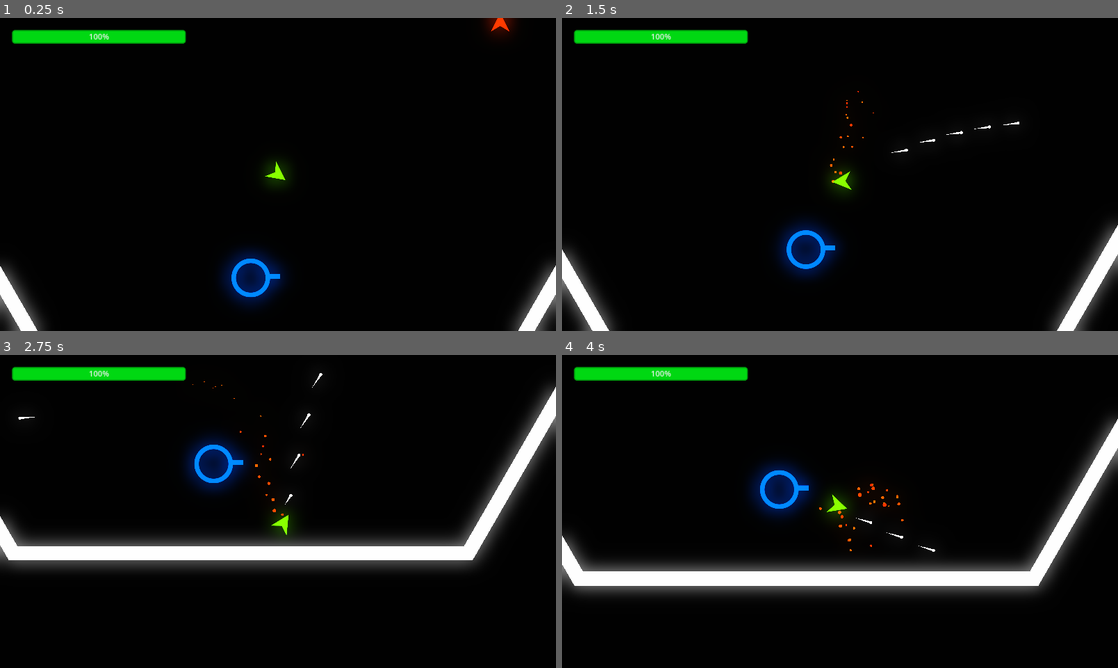
Above: before the commit, frames 1-4 (two rows, left to right).
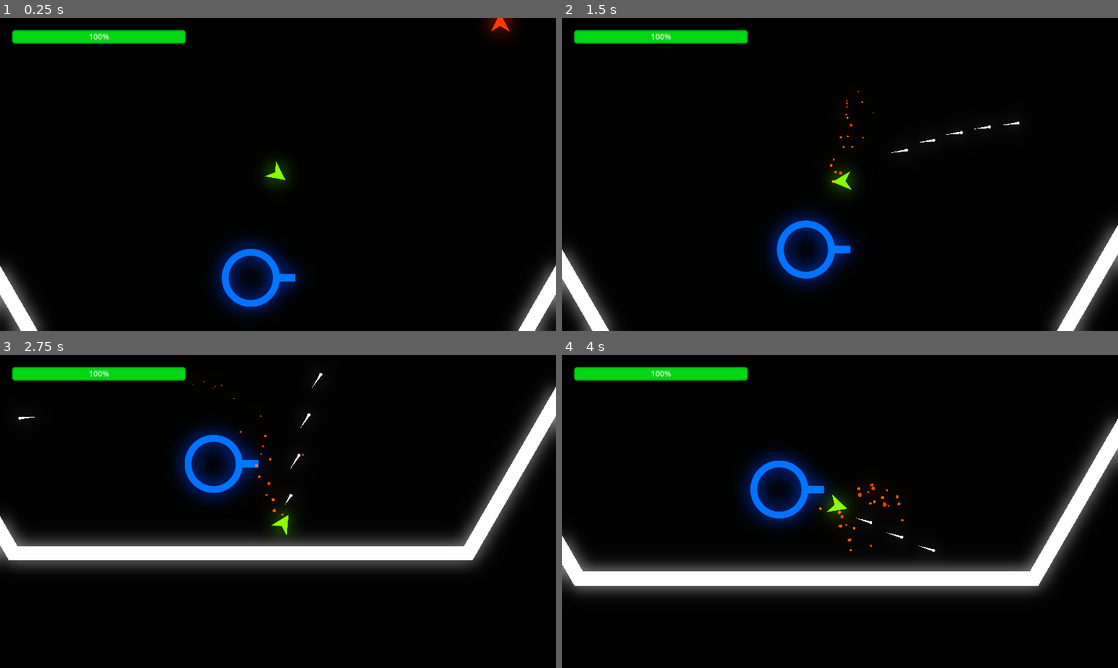
Above: after the commit, the same moments.

Repository: adsorptionenthalpy/chainforce_alpha
Game: Godot game, scene res://Scenes/MainScene/main_scene.tscn
The game is run twice, just before and just after one commit, with the same random seed, the same clock (stepped at 60 frames per second) and the same inputs.
Inputs (mouse positions are in pixels of both pictures, inside the frame that each line leads up to):
- Up to frame 1 (0.25 s): no input
- Up to frame 2 (1.5 s): tap Enter at 0.5 s; move the mouse to (962, 158) at 0.52 s; press the mouse at (962, 158) at 0.53 s; hold D (move_right) 0.53-1.28 s; move the mouse to (728, 190) at 1.27 s; release the mouse at (728, 190) at 1.28 s; hold A (move_left) from 1.28 s (still down); tap S (decelerate) at 1.35 s
- Up to frame 3 (2.75 s): click (166, 527) at 1.55 s; move the mouse to (333, 442) at 2.02 s; release A (move_left) at 2.03 s; press the mouse at (333, 442) at 2.03 s; hold D (move_right) from 2.03 s (still down)
- Up to frame 4 (4 s): move the mouse to (812, 574) at 2.77 s; release D (move_right) at 2.78 s; release the mouse at (812, 574) at 2.78 s; hold W (accelerate) 2.78-3.53 s; click (812, 574) at 2.85 s; move the mouse to (1006, 558) at 3.52 s; press the mouse at (1006, 558) at 3.53 s; hold A (move_left) from 3.53 s (still down); tap S (decelerate) at 3.6 s

The runs differ from the first frame. In frame 1, 2.6% of the frame differs, in the area x 38-55%, y 70-95%; in frame 2, 2.6%; in frame 3, 2.6%; in frame 4, 2.6%, in the area x 32-49%, y 30-56%.

Commit message:
Entities now choose next target after killing one, make towers bigger, fix tower offset

Diff:
--- a/game/chainforce_alpha/Scenes/Enemy/enemy_projectile_shooter.gd
+++ b/game/chainforce_alpha/Scenes/Enemy/enemy_projectile_shooter.gd
@@ -30,7 +30,8 @@
 		projectile.set_collision_layer_value(3, true)
 		projectile.set_collision_mask_value(2, true)
 		projectile.set_collision_mask_value(3, false)
-	enemy_ship.add_sibling(projectile)
+
+	add_sibling(projectile)
 
 func _on_timer_timeout() -> void:
 	if enemy_ship.enemy_target != null:
--- a/game/chainforce_alpha/Scenes/Enemy/enemy_ship.gd
+++ b/game/chainforce_alpha/Scenes/Enemy/enemy_ship.gd
@@ -15,6 +15,7 @@
 
 @onready var nav_agent: NavigationAgent2D = $NavigationAgent2D
 @onready var projectile_shooter: EnemyProjectileShooter = $ProjectileShooter
+@onready var detection_area: Area2D = $DetectionArea
 
 var enemy_target: Node2D
 var is_dead: bool
@@ -58,6 +59,25 @@
 	await get_tree().create_timer(2).timeout
 	queue_free()
 
+func choose_next_target():
+	# Give the target time to disable collision
+	await get_tree().process_frame
+	await get_tree().process_frame
+	var next_target: Node2D
+	for body: Node2D in detection_area.get_overlapping_bodies():
+		print(body.name)
+		if next_target == null:
+			next_target = body
+		else:
+			var distance_to_body: float = body.global_position.distance_squared_to(global_position)
+			var distance_to_target: float = next_target.global_position.distance_squared_to(global_position)
+			if distance_to_body < distance_to_target:
+				next_target = body
+
+	if next_target == null:
+		enemy_target = null
+		projectile_shooter.can_shoot = false
+
 func _on_detection_area_body_entered(body: Node2D) -> void:
 	if enemy_target == null and body.is_in_group("friendly"):
 		enemy_target = body
--- a/game/chainforce_alpha/Scenes/ShipProjectile/ship_projectile.gd
+++ b/game/chainforce_alpha/Scenes/ShipProjectile/ship_projectile.gd
@@ -30,3 +30,5 @@
 	destroy_projectile()
 	if body.is_in_group("enemy") or body.is_in_group("friendly"):
 		body.hp -= damage
+		if body.hp <= 0:
+			get_parent().choose_next_target()
--- a/game/chainforce_alpha/Scenes/Tower/enemy_tower.tscn
+++ b/game/chainforce_alpha/Scenes/Tower/enemy_tower.tscn
@@ -7,7 +7,7 @@
 collision_mask = 2
 
 [node name="Sprite2D" parent="." index="0"]
-self_modulate = Color(2, 0.2, 0, 1)
+self_modulate = Color(1.6, 0.16, 0, 1)
 
 [node name="ExplosionParticles" parent="." index="3"]
 self_modulate = Color(2, 0.2, 0, 1)
--- a/game/chainforce_alpha/Scenes/Tower/friendly_tower.tscn
+++ b/game/chainforce_alpha/Scenes/Tower/friendly_tower.tscn
@@ -7,7 +7,7 @@
 collision_mask = 4
 
 [node name="Sprite2D" parent="." index="0"]
-self_modulate = Color(0, 0.5, 2, 1)
+self_modulate = Color(0, 0.4, 1.6, 1)
 
 [node name="DetectionArea" parent="." index="4"]
 collision_layer = 2
--- a/game/chainforce_alpha/Scenes/Tower/tower.gd
+++ b/game/chainforce_alpha/Scenes/Tower/tower.gd
@@ -11,6 +11,7 @@
 			die()
 
 @onready var projectile_shooter: EnemyProjectileShooter = $ProjectileShooter
+@onready var detection_area: Area2D = $DetectionArea
 
 var enemy_target: Node2D
 var is_dead: bool
@@ -42,3 +43,20 @@
 	if body.is_in_group("friendly") or body.is_in_group("enemy"):
 		enemy_target = body
 		projectile_shooter.can_shoot = true
+
+func choose_next_target():
+	await get_tree().process_frame
+	await get_tree().process_frame
+	var next_target: Node2D
+	for body: Node2D in detection_area.get_overlapping_bodies():
+		if next_target == null:
+			next_target = body
+		else:
+			var distance_to_body: float = body.global_position.distance_squared_to(global_position)
+			var distance_to_target: float = next_target.global_position.distance_squared_to(global_position)
+			if distance_to_body < distance_to_target:
+				next_target = body
+
+	if next_target == null:
+		enemy_target = null
+		projectile_shooter.can_shoot = false
--- a/game/chainforce_alpha/Scenes/Tower/tower.tscn
+++ b/game/chainforce_alpha/Scenes/Tower/tower.tscn
@@ -9,7 +9,7 @@
 [ext_resource type="AudioStream" uid="uid://r601hvuhtm56" path="res://SFX/explosion.mp3" id="7_fvt3w"]
 
 [sub_resource type="CircleShape2D" id="CircleShape2D_ykmct"]
-radius = 97.4166
+radius = 145.014
 
 [sub_resource type="Curve" id="Curve_msgs6"]
 _data = [Vector2(0, 1), 0.0, 0.0, 0, 0, Vector2(1, 0), 0.0, 0.0, 0, 0]
@@ -38,14 +38,15 @@
 script = ExtResource("1_8jy5f")
 
 [node name="Sprite2D" type="Sprite2D" parent="."]
+scale = Vector2(1.5, 1.5)
 texture = ExtResource("1_lcvu4")
-offset = Vector2(24, 0)
+offset = Vector2(26, 0)
 
 [node name="CollisionShape2D" type="CollisionShape2D" parent="."]
 shape = SubResource("CircleShape2D_ykmct")
 
 [node name="ProjectileShooter" type="Node2D" parent="."]
-position = Vector2(143, -8)
+position = Vector2(215, 0)
 script = ExtResource("2_3h67e")
 projectile_scene = ExtResource("4_5msna")
 pitch_scale_min = 0.6
Binary file changed: game/chainforce_alpha/Scenes/Tower/Tower.png
